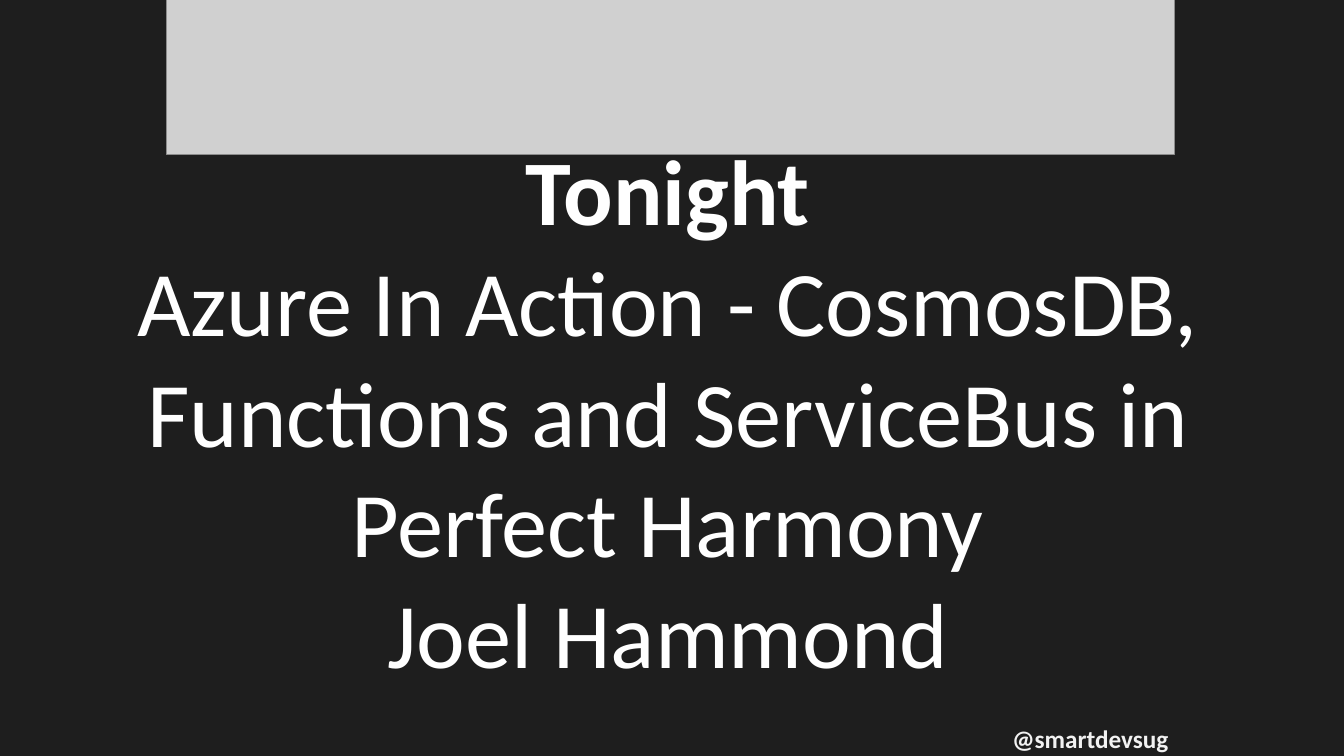
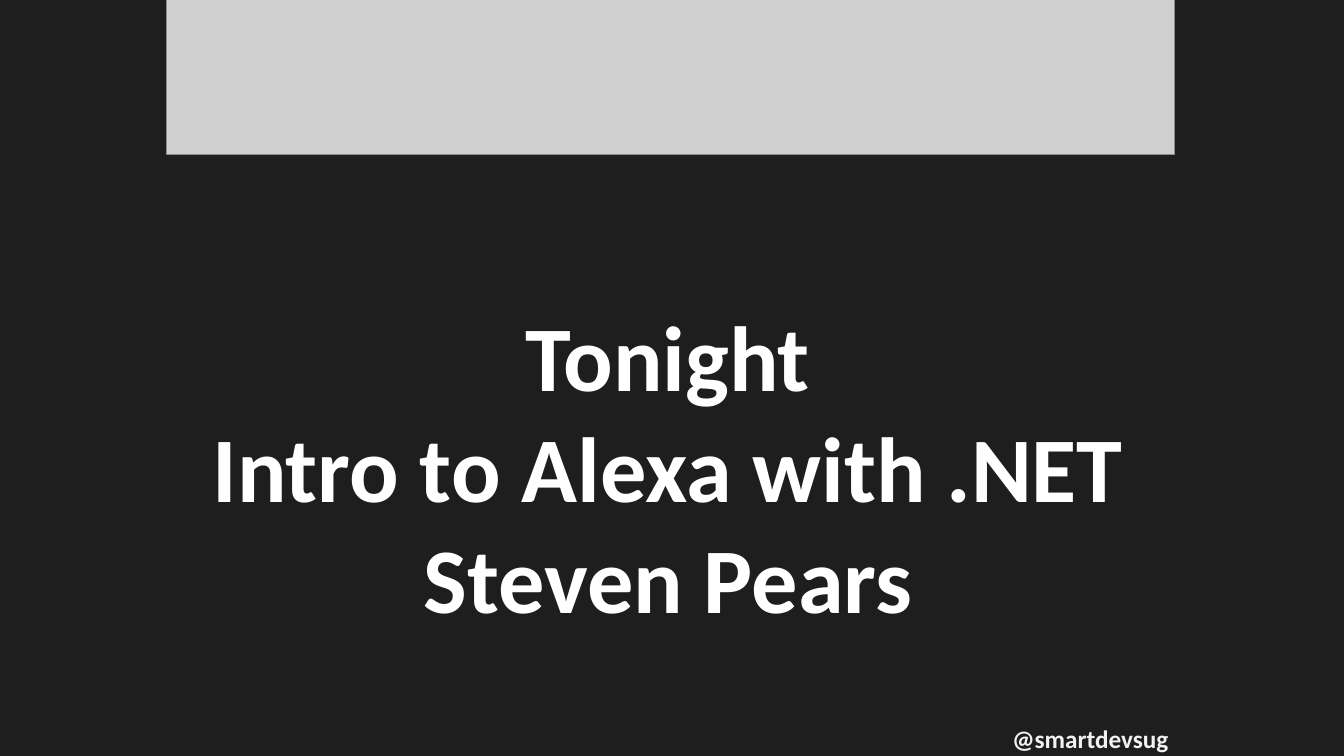
Before and after one commit to rippo/smartdevs, a slide deck: slide 8 of WelcomePresentation-SmartDevs.pptx (slide 7 before the commit). Drawn at 1344x756 pixels with LibreOffice and Linux fonts; fonts in the diff are those of the drawing; grey boxes stand for pictures. Boxes give left, top, right and bottom in pixels: in the first picture for what was removed or moved away, otherwise in the second. Text is boxed around its words. In the diff, an @@ line names an element or a change of style, - is before the commit and + after.

```diff
--- a/WelcomePresentation-SmartDevs.pptx
+++ b/WelcomePresentation-SmartDevs.pptx
@@ text at (213,326,1122,614): text changed; bold on @@
-Tonight
-Azure In Action - CosmosDB, Functions and ServiceBus in Perfect Harmony
-Joel Hammond
+Tonight
+Intro to Alexa with .NET
+Steven Pears
```
Also in this commit, not shown: 1 other slide changed, 1 slide added.
